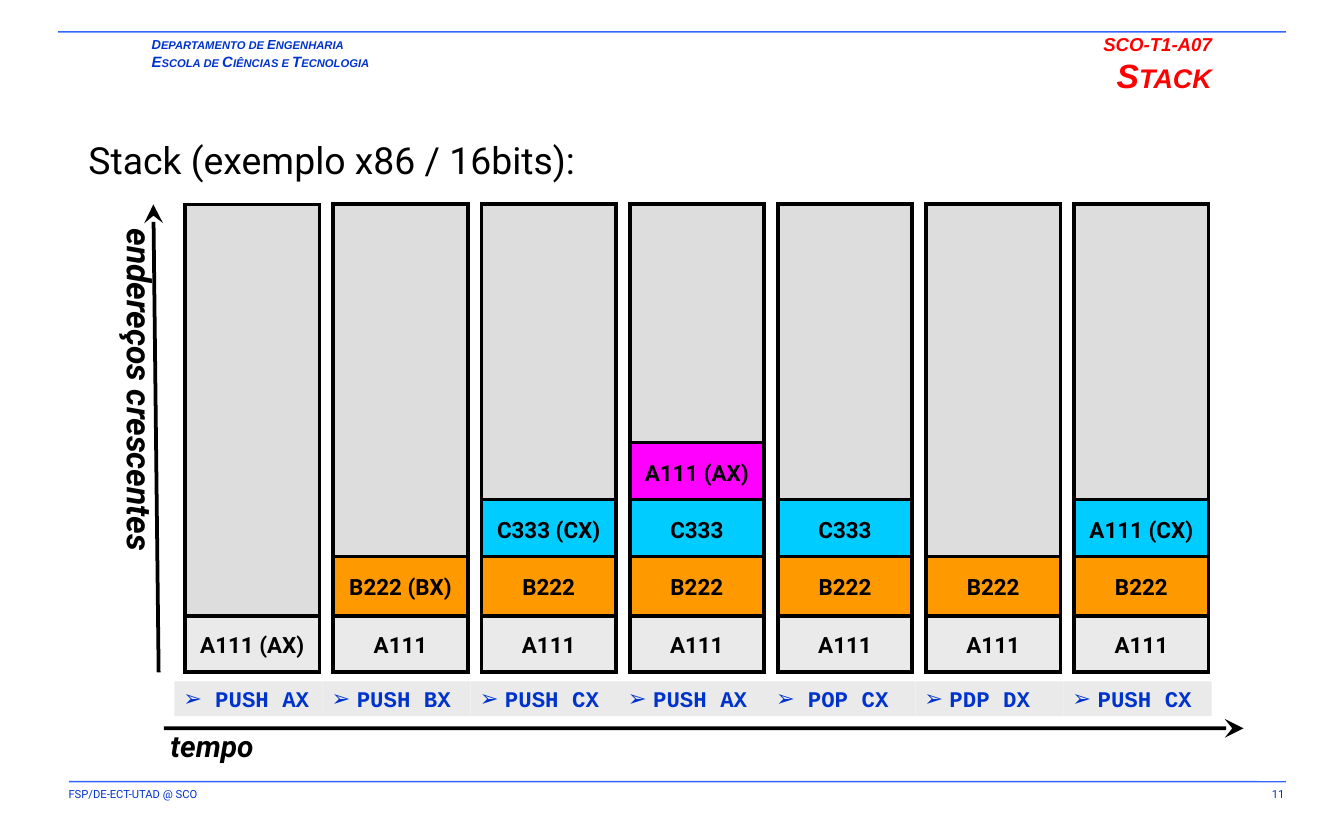
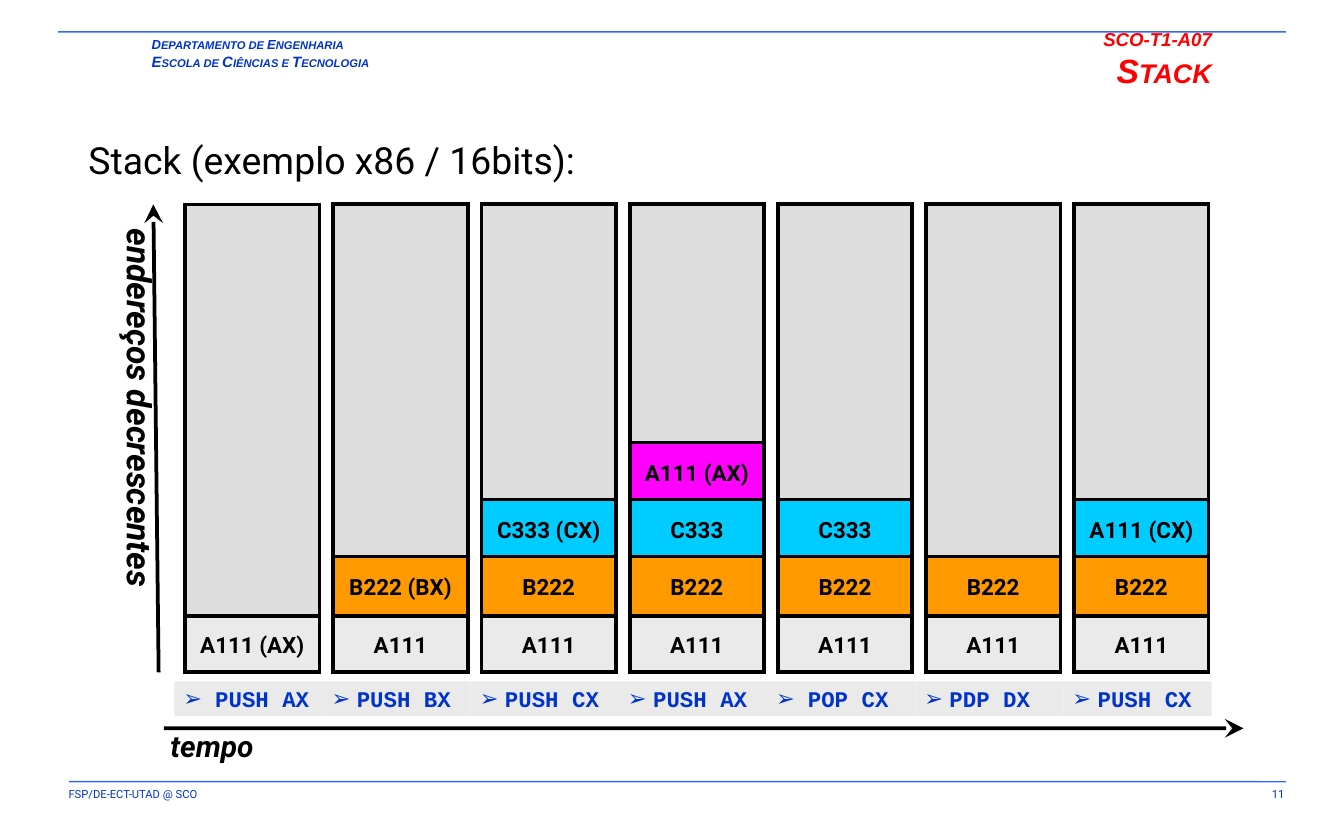
Before and after one commit to fsp864/UTAD-SCO, a slide deck: slide 11 of aulas/t/old/SCO-T1-A07-A08.pptx. Drawn at 1344x840 pixels with LibreOffice and Linux fonts; fonts in the diff are those of the drawing; background and template pictures are left out. Boxes give left, top, right and bottom in pixels: in the first picture for what was removed or moved away, otherwise in the second. Text is boxed around its words. In the diff, an @@ line names an element or a change of style, - is before the commit and + after.

Commit message:
update T1-A07

```diff
--- a/aulas/t/old/SCO-T1-A07-A08.pptx
+++ b/aulas/t/old/SCO-T1-A07-A08.pptx
@@ text "SCO-T1-A07 Stack": place and size @@
-text "SCO-T1-A07 Stack" at box(1103, 38, 1212, 52)
+text "SCO-T1-A07 Stack" at box(1103, 32, 1212, 47)
@@ text at box(118, 243, 162, 581): text changed @@
-endereços crescentes
+endereços decrescentes
```
Also in this commit, not shown: 1 other slide changed.
